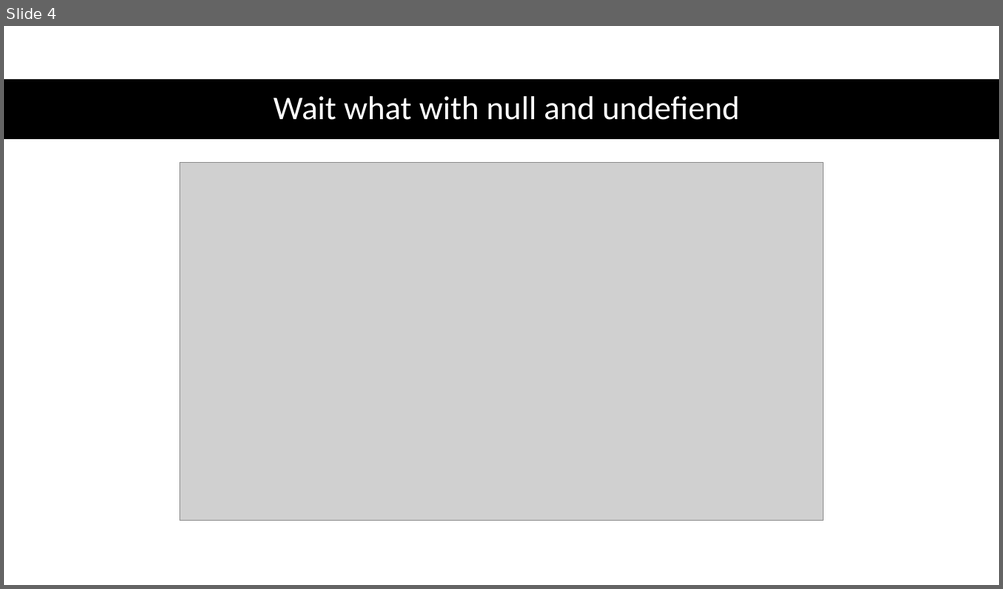
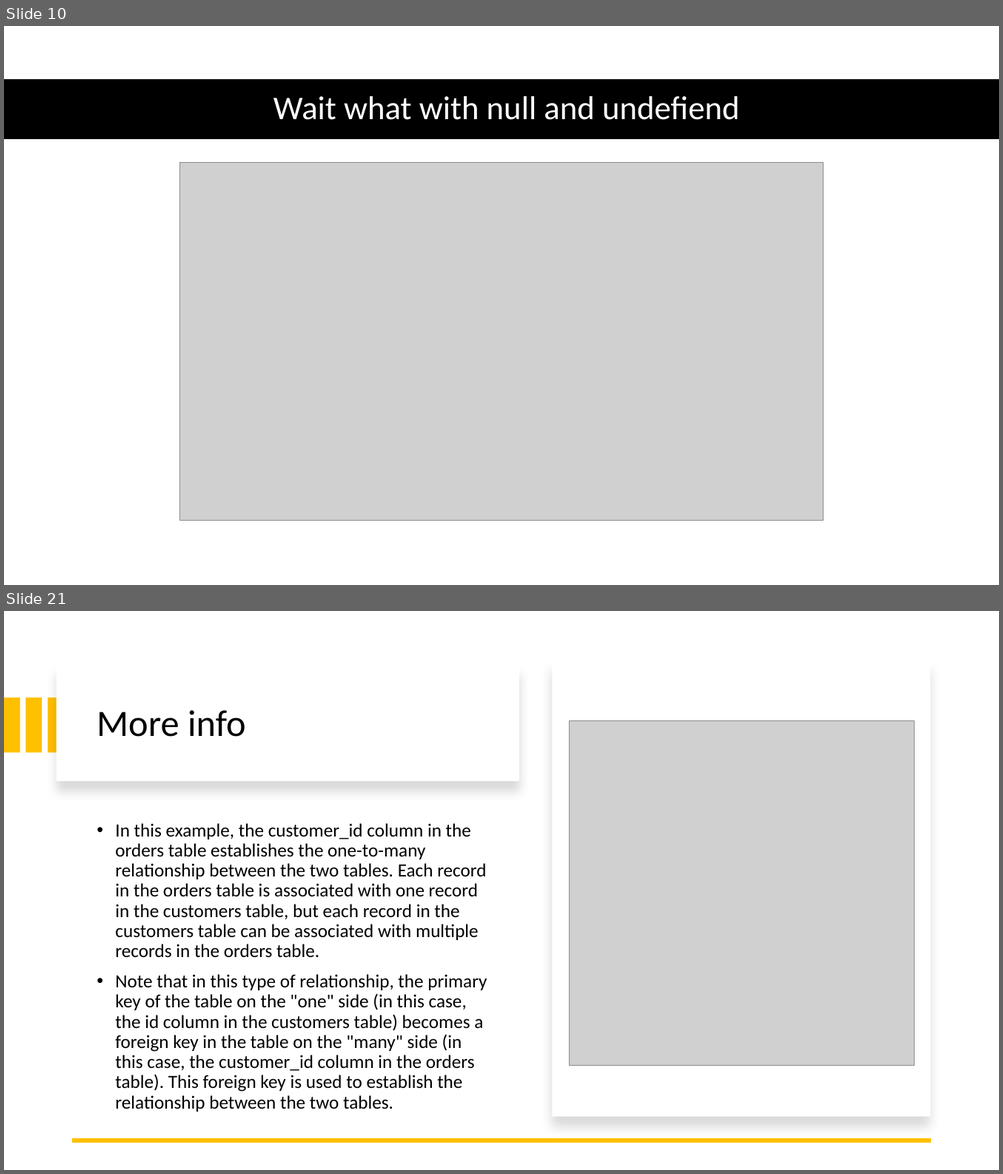
Before and after one commit to 1shaked/full-stack, a slide deck: 17ass/17ass.pptx. Shown one above the other, each under a label of ours: slide 4 before the commit, slides 10 and 21 after it; the slides between them are not shown. The pictures are 1003x589 and 1003x1174 pixels, drawn with LibreOffice and Linux fonts; fonts in the diff are those of the drawing; grey boxes stand for pictures. Boxes give left, top, right and bottom in pixels: in the first picture for what was removed or moved away, otherwise in the second. Text is boxed around its words. In the diff, an @@ line names an element or a change of style, - is before the commit and + after.

Commit message:
changes to the code example

```diff
--- a/17ass/17ass.pptx
+++ b/17ass/17ass.pptx
@@ slide 21 added at (x1=4, y1=611, x2=999, y2=1170), background #FFFFFF @@
@@ rectangle added at (x1=57, y1=665, x2=519, y2=782), fill #FFFFFF @@
@@ rectangle added at (x1=552, y1=661, x2=930, y2=1118), fill #FFFFFF @@
@@ rectangle added at (x1=4, y1=698, x2=20, y2=753), fill #FFC000 @@
@@ rectangle added at (x1=25, y1=698, x2=41, y2=753), fill #FFC000 @@
@@ rectangle added at (x1=48, y1=698, x2=64, y2=753), fill #FFC000 @@
@@ title added at (x1=96, y1=710, x2=246, y2=737), 36 pt, text #000000 @@
+More info
@@ picture added at (x1=569, y1=721, x2=914, y2=1065) @@
@@ text added at (x1=115, y1=823, x2=486, y2=1112), 18 pt, text #000000 @@
+• In this example, the customer_id column in the orders table establishes the one-to-many relationship between the two tables. Each record in the orders table is associated with one record in the customers table, but each record in the customers table can be associated with multiple records in the orders table.
+• Note that in this type of relationship, the primary key of the table on the "one" side (in this case, the id column in the customers table) becomes a foreign key in the table on the "many" side (in this case, the customer_id column in the orders table). This foreign key is used to establish the relationship between the two tables.
@@ line added from (930, 1141) to (73, 1141), #FFC000 4.5 pt @@
@@ what was slide 4 is now slide 10 @@
```
Also in this commit, not shown: 15 other slides added, 28 other files.
